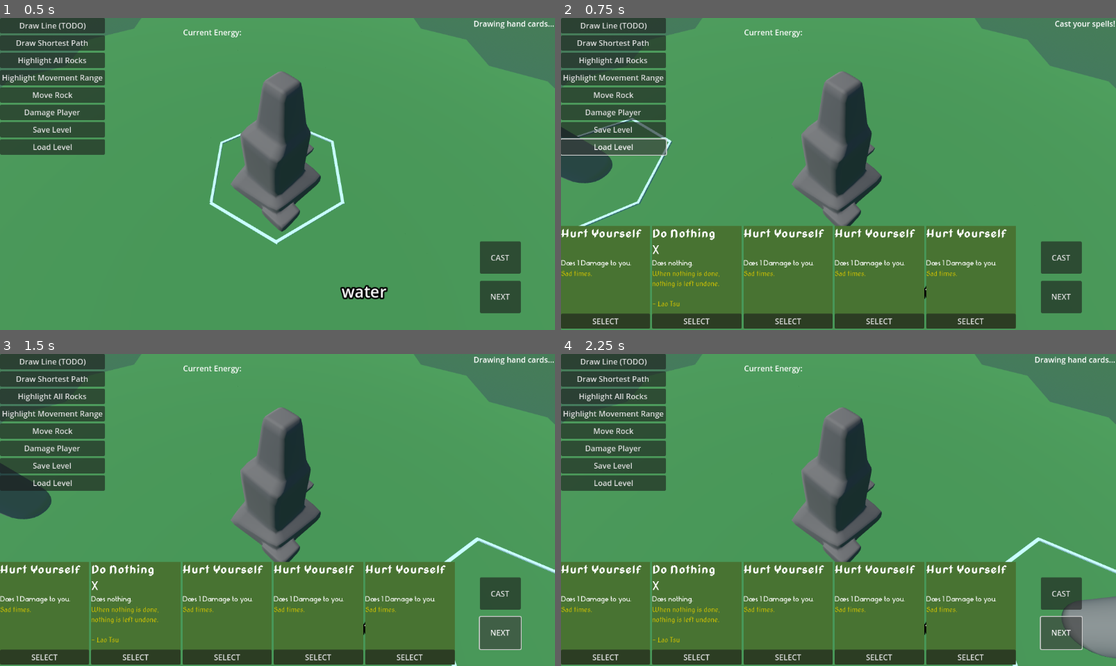
Above: before the commit, frames 1-4 (two rows, left to right).
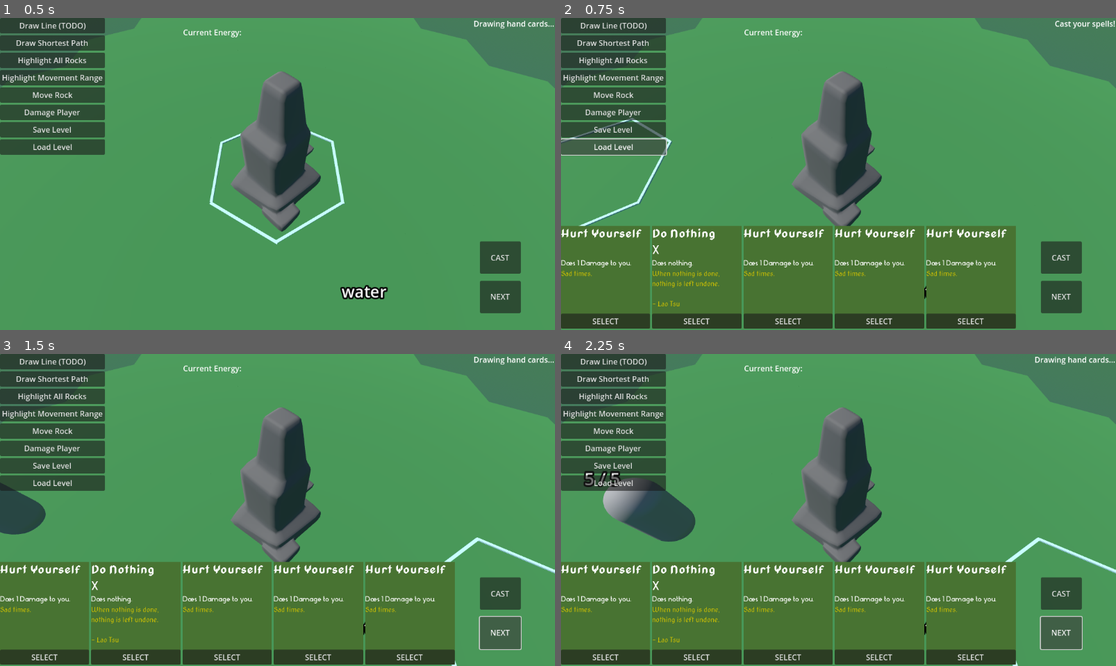
Above: after the commit, the same moments.

Repository: nheeb/spell-tactics
Game: Godot game, scene res://Logic/Main.tscn
The game is run twice, just before and just after one commit, with the same random seed, the same clock (stepped at 60 frames per second) and the same inputs.
Inputs:
- Up to frame 1 (0.5 s): no input
- Up to frame 2 (0.75 s): click "Load Level" at 0.5 s
- Up to frame 3 (1.5 s): click "NEXT" at 1.25 s
- Up to frame 4 (2.25 s): click "NEXT" at 2 s

Frame 1 is identical in both runs. In frame 2, 1.1% of the frame differs, in the area x 0-10%, y 34-54%; in frame 3, 0.9%; in frame 4, 3.6%, in the area x 4-100%, y 37-98%.
Error before the commit: Attempt to call function 'deserialize' in base 'null instance' on a null instance. (res://Logic/Tiles/Level.gd:81)
Error after the commit: Invalid call. Nonexistent function 'deserialize' in base 'Nil'. (res://Logic/Tiles/Level.gd:81)

Commit message:
Fixed moving entities

Diff:
--- a/Logic/Tiles/Level.gd
+++ b/Logic/Tiles/Level.gd
@@ -77,7 +77,7 @@
 
 const PLAYER_TYPE := preload("res://Entities/PlayerResource.tres")
 static func load_from_disk(path: String) -> Level:
-	var level_state: LevelState = ResourceLoader.load(path)
+	var level_state: LevelState = ResourceLoader.load(path) as LevelState
 	var level: Level = level_state.deserialize()
 	var player_ent: PlayerEntity = level.find_entity(PLAYER_TYPE)
 	if player_ent != null:
@@ -85,7 +85,7 @@
 
 	return level
 
-func add_entity(r: int, q: int, entity_type: EntityType) -> Entity:
+func create_entity(r: int, q: int, entity_type: EntityType) -> Entity:
 	# should entities only be part of tiles or do we want a second data structure outside?
 	# here, in Level
 	if tiles[r][q] == null:
@@ -100,6 +100,10 @@
 	entity.visual_entity.owner = self
 
 	tile.add_entity(entity)
+	if entity.visual_entity != null:
+		entity.visual_entity.position = tile.position
+		# TODO add logical entity
+
 	return entity
 
 ## go through visual instances of this tile and assert that they are visible and
@@ -109,9 +113,11 @@
 	var r_tile := tile.r
 	var vis_ent: VisualEntity
 	for ent in tile.entities:
-		vis_ent = ent.visual_entity
-		if not vis_ent in $VisualEntities.get_children():
-			$VisualEntities.add_child(vis_ent)
+		if is_instance_valid(ent.visual_entity):
+			vis_ent = ent.visual_entity
+			if not vis_ent in $VisualEntities.get_children():
+				$VisualEntities.add_child(vis_ent)
+			vis_ent.position = tile.position
 
 ## could maybe be put in Utils singleton
 func tile_distance(r1: int, q1: int, r2: int, q2: int):
--- a/Logic/Tiles/Tile.gd
+++ b/Logic/Tiles/Tile.gd
@@ -32,10 +32,6 @@
 func add_entity(entity: Entity):
 	entity.current_tile = self
 	entities.append(entity)
-	if entity.visual_entity != null:
-		# TODO Nils Visual movement shouldn't be done here (only when being placed at the start)
-		entity.visual_entity.position = self.position
-		# TODO add logical entity
 
 
 func remove_entity(entity: Entity):
--- a/Prototype/Prototyping.gd
+++ b/Prototype/Prototyping.gd
@@ -12,9 +12,9 @@
 func _ready() -> void:
 	$Level.init_basic_grid(3)
 	# let's add some prototyping entities to the level
-	$Level.add_entity(3, 3, ROCK_ENTITY)
-	$Level.add_entity(3, 4, WATER_ENTITY)
-	$Level.player = $Level.add_entity(0, 6, PLAYER_TYPE)
+	$Level.create_entity(3, 3, ROCK_ENTITY)
+	$Level.create_entity(3, 4, WATER_ENTITY)
+	$Level.player = $Level.create_entity(0, 6, PLAYER_TYPE)
 
 
 	if LOAD_PROTOTYPE_COMBAT:
--- a/Spells/SpellLogic.gd
+++ b/Spells/SpellLogic.gd
@@ -34,10 +34,6 @@
 	casting_effect()
 	combat.card_utility.discard(spell)
 
-
-
-
-
 ## The current costs with all the modifiers if there are any
 func get_costs() -> Array[Game.Energy]:
 	return spell.type.costs
